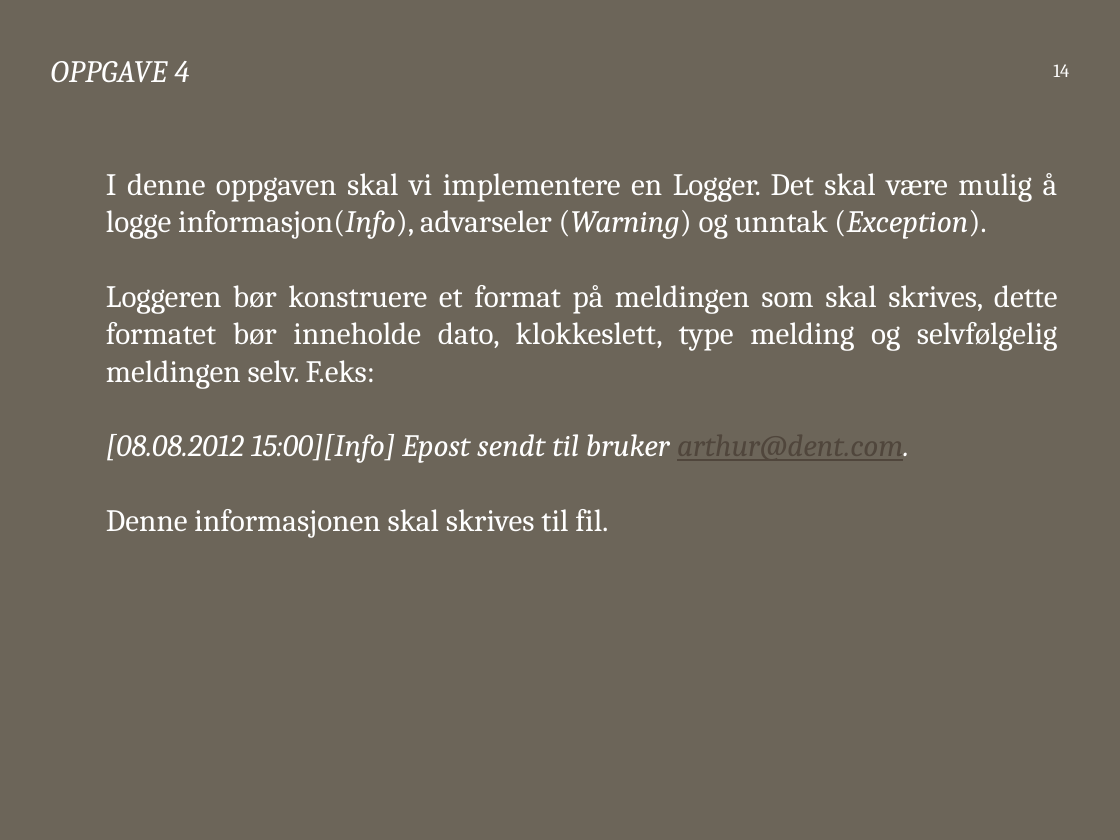
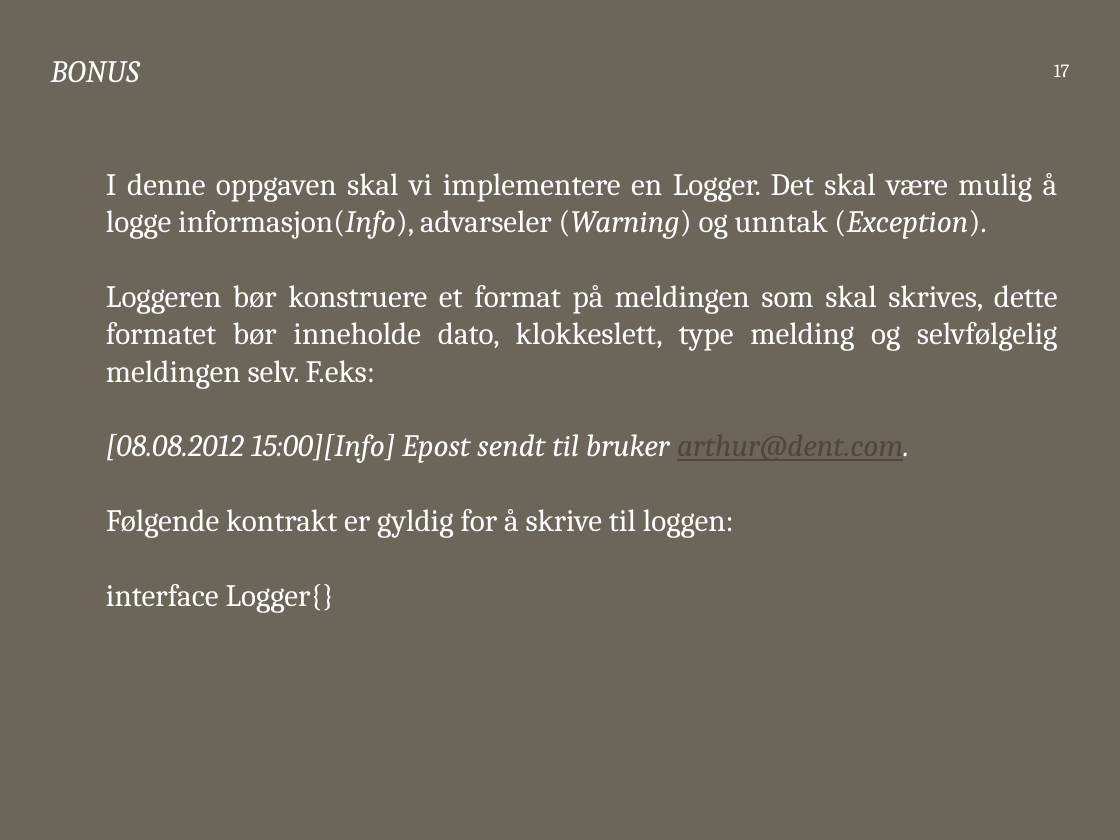
Before and after one commit to bekk/dotnetkurs, a slide deck: slide 17 of tdd/TDD.pptx (slide 14 before the commit). Drawn at 1120x840 pixels with LibreOffice and Linux fonts; fonts in the diff are those of the drawing. Boxes give left, top, right and bottom in pixels: in the first picture for what was removed or moved away, otherwise in the second. Text is boxed around its words. In the diff, an @@ line names an element or a change of style, - is before the commit and + after.

```diff
--- a/tdd/TDD.pptx
+++ b/tdd/TDD.pptx
@@ title at [51,61,140,82]: text changed @@
-OPPGAVE 4
+BONUS
@@ page number at [1054,64,1070,77]: text changed @@
-14
+17
@@ text at [106,509,734,613]: text changed @@
-Denne informasjonen skal skrives til fil.
+Følgende kontrakt er gyldig for å skrive til loggen:
+interface Logger{}
```
Also in this commit, not shown: 8 other slides changed, 1 slide added, 1 other file.
